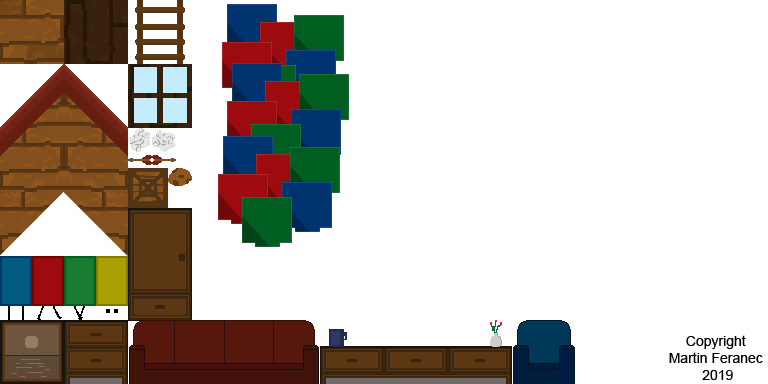
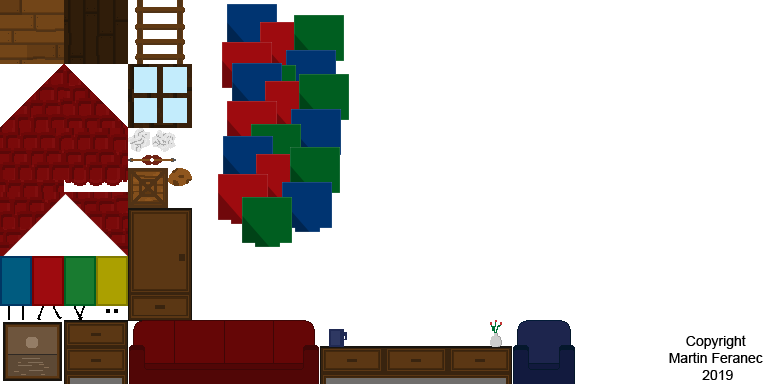
Before/after of a 768 x 384 layered artwork. What changed in the layer stack:
painted on "Layer 18 copy" (1st of 2, in "Seat") over [513, 321, 574, 384]
painted on "Layer 19" over [192, 320, 257, 384]
painted on "Layer 18 copy" (2nd of 2, in "Couch") over [256, 320, 319, 384]
painted on "Layer 18" over [129, 320, 192, 384]
painted on "Layer 16" over [5, 336, 59, 379]
painted on "Layer 15" over [0, 320, 64, 384]
added group "Tile Roofs" with 12 layers above "Wood" over [0, 0, 128, 256]
added layer "Layer 25 copy 8" in group "Tile Roofs" over [0, 42, 128, 203]
moved "Wood Floor 1 copy 6" into group "Tile Roofs", painted on it over [64, 128, 128, 256]
added layer "Layer 25 copy 7" in group "Tile Roofs" over [0, 103, 128, 256]
moved "Wood Floor 1 copy 5" into group "Tile Roofs" over [0, 128, 64, 192]
added layer "Layer 25 copy 5" in group "Tile Roofs" over [0, 8, 128, 169]
moved "Wood Floor 1 copy 10" into group "Tile Roofs" over [64, 64, 128, 201]
added layer "Layer 25 copy 6" in group "Tile Roofs" over [0, 0, 128, 138]
moved "Wood Floor 1 copy 3" into group "Tile Roofs" over [0, 64, 64, 128]
added layer "Layer 25 copy 9" in group "Tile Roofs" over [0, 151, 128, 256]
moved "Wood Floor 1 copy 8" into group "Tile Roofs" over [64, 192, 128, 256]
added layer "Layer 25 copy 10" in group "Tile Roofs" over [0, 152, 128, 256]
moved "Wood Floor 1 copy 7" into group "Tile Roofs", painted on it over [0, 192, 67, 256]
added layer "New Wood" in group "Wood" over [0, 0, 64, 64]
renamed "Wood Floor 1 copy 2" to "New Wood copy", painted on it over [64, 0, 128, 64]
